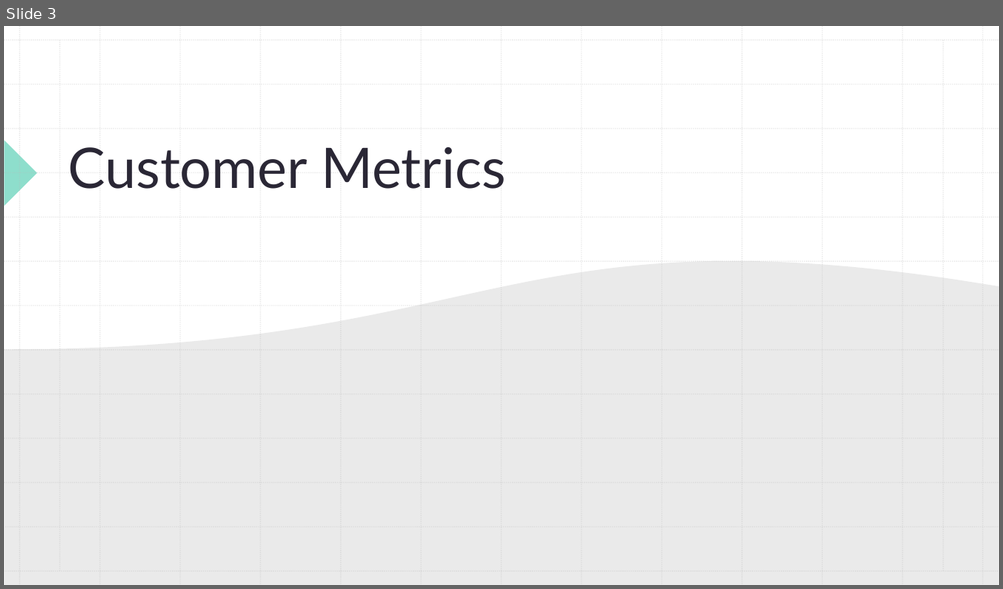
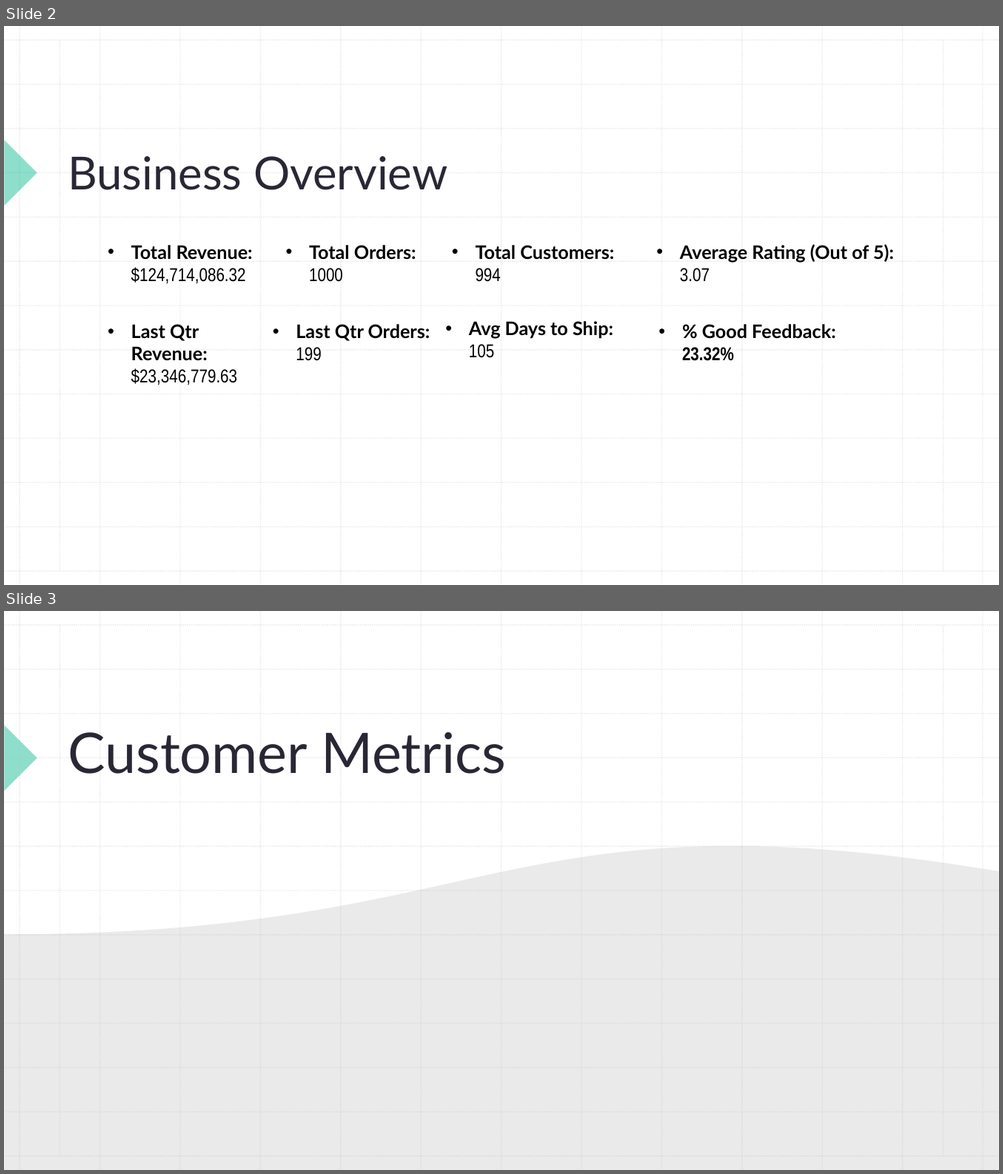
Before and after one commit to thaychansy/sql-business-case, a slide deck: new-wheels-db/SQL_Dastbase_Project_Report.pptx. Shown one above the other, each under a label of ours: slide 3 before the commit, slides 2 and 3 after it. The pictures are 1003x589 and 1003x1174 pixels, drawn with LibreOffice and Linux fonts; fonts in the diff are those of the drawing. Boxes give left, top, right and bottom in pixels: in the first picture for what was removed or moved away, otherwise in the second. Text is boxed around its words. In the diff, an @@ line names an element or a change of style, - is before the commit and + after.

```diff
--- a/new-wheels-db/SQL_Dastbase_Project_Report.pptx
+++ b/new-wheels-db/SQL_Dastbase_Project_Report.pptx
@@ slide 2 added at (4, 26, 999, 585), background #FFFFFF; not listed: 27 template elements that a slide beside it also shows @@
@@ line added from (60, 40) to (60, 571), #BCBCBC 1 pt dashed @@
@@ line added from (943, 40) to (943, 571), #BCBCBC 1 pt dashed @@
@@ title added at (68, 156, 447, 190), 44 pt, text #2A2735 @@
+Business Overview
@@ text added at (131, 245, 253, 284), 18 pt, text #000000 @@
+• Total Revenue: $124,714,086.32
@@ text added at (309, 245, 416, 282), 18 pt, text #000000, bold @@
+• Total Orders: 1000
@@ text added at (475, 245, 614, 282), 18 pt, text #000000, bold @@
+• Total Customers: 994
@@ text added at (680, 244, 893, 282), 18 pt, text #000000, bold @@
+• Average Rating (Out of 5): 3.07
@@ text added at (131, 324, 238, 386), 18 pt, text #000000, bold @@
+• Last Qtr Revenue: $23,346,779.63
@@ text added at (296, 324, 430, 361), 18 pt, text #000000, bold @@
+• Last Qtr Orders: 199
@@ text added at (469, 321, 613, 358), 18 pt, text #000000, bold @@
+• Avg Days to Ship: 105
@@ text added at (682, 324, 835, 361), 18 pt, text #000000, bold @@
+• % Good Feedback: 23.32%
```
Also in this commit, not shown: 8 slides changed, 1 slide removed, 6 other files.
